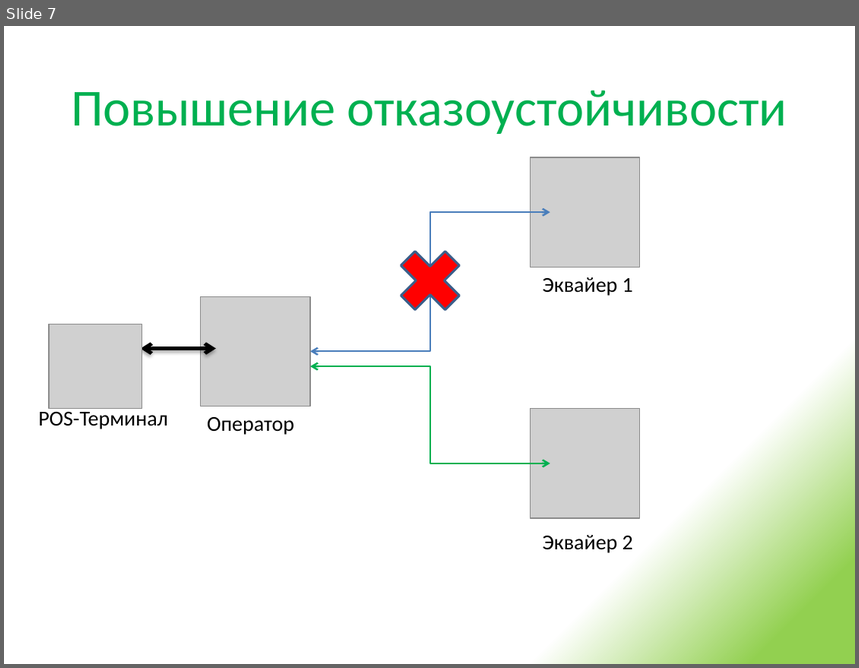
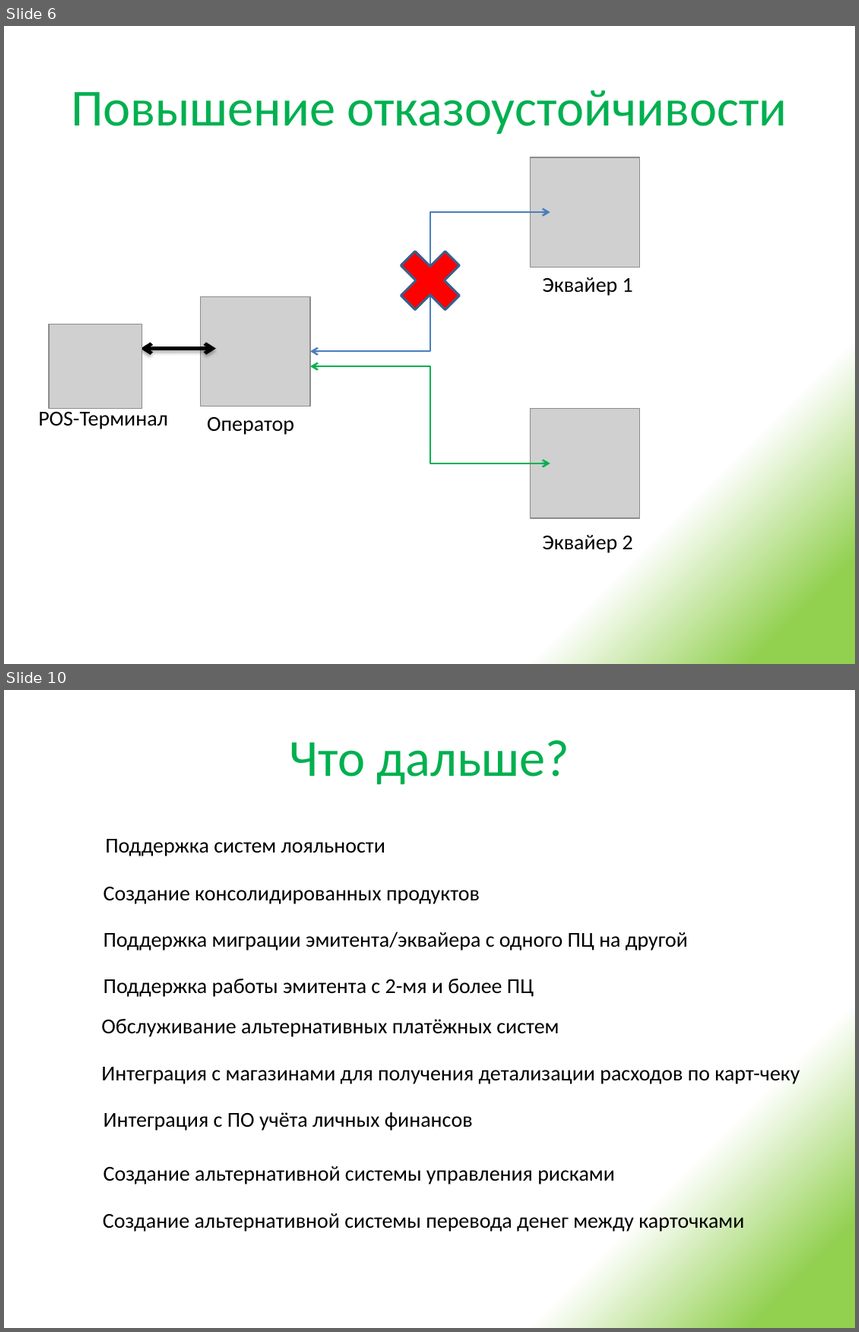
Before and after one commit to urgal/scft, a slide deck: Docs/Презентация решения.pptx. Shown one above the other, each under a label of ours: slide 7 before the commit, slides 6 and 10 after it; the slides between them are not shown. The pictures are 859x668 and 859x1332 pixels, drawn with LibreOffice and Linux fonts; fonts in the diff are those of the drawing; grey boxes stand for pictures. Boxes give left, top, right and bottom in pixels: in the first picture for what was removed or moved away, otherwise in the second. Text is boxed around its words. In the diff, an @@ line names an element or a change of style, - is before the commit and + after.

```diff
--- a/Docs/Презентация решения.pptx
+++ b/Docs/Презентация решения.pptx
@@ slide 10 added at (4, 690, 855, 1328), background gradient #92D050 to #FFFFFF @@
@@ title added at (289, 740, 569, 785), 44 pt, text #00B050 @@
+Что дальше?
@@ text added at (105, 839, 386, 856), 18 pt, text #000000 @@
+Поддержка систем лояльности
@@ text added at (104, 887, 480, 904), 18 pt, text #000000 @@
+Создание консолидированных продуктов
@@ text added at (104, 932, 688, 951), 18 pt, text #000000 @@
+Поддержка миграции эмитента/эквайера с одного ПЦ на другой
@@ text added at (104, 979, 534, 997), 18 pt, text #000000 @@
+Поддержка работы эмитента с 2-мя и более ПЦ
@@ text added at (101, 1019, 559, 1037), 18 pt, text #000000 @@
+Обслуживание альтернативных платёжных систем
@@ text added at (101, 1067, 800, 1084), 18 pt, text #000000 @@
+Интеграция с магазинами для получения детализации расходов по карт-чеку
@@ text added at (104, 1113, 473, 1131), 18 pt, text #000000 @@
+Интеграция с ПО учёта личных финансов
@@ text added at (104, 1167, 615, 1185), 18 pt, text #000000 @@
+Создание альтернативной системы управления рисками
@@ text added at (103, 1210, 744, 1233), 18 pt, text #000000 @@
+Создание альтернативной системы перевода денег между карточками
@@ what was slide 7 is now slide 6 @@
```
Also in this commit, not shown: 3 slides changed, 3 other slides added, 2 slides removed, 4 other files.
